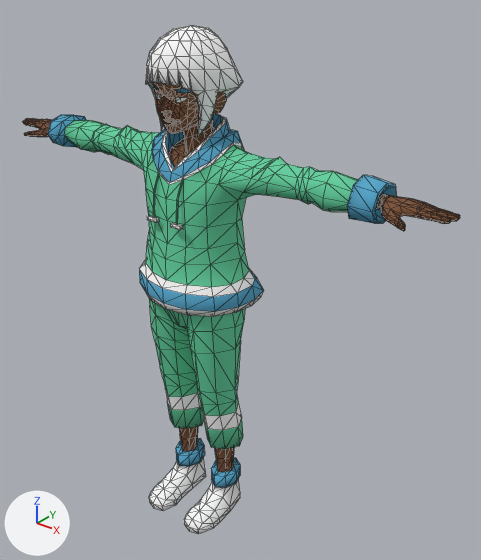
Two versions of the FBX model static/assets/3d/persos/marie/marie-backup.fbx, one commit apart.
Rendered twice from a 50 mm lens placed at (0.348, -0.374, 0.484), pointed at (0.026, 0.029, 0.234). The lights are fixed; the arrows at lower left show +X, +Y and +Z. Mesh edges are drawn as thin lines. Where no turn or scale is listed for an object, it has been applied to the vertices.

Objects in the first picture: 'Mesh_4.001_Mesh_4_Joint_0_Object_4_Material_4'.
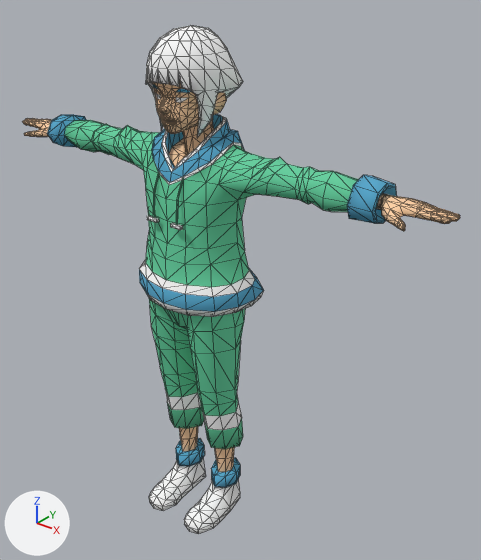
Changed parts and their boxes (x1, y1, x2, y2) in the pictures (481 x 560 px):
'Mesh_4.001_Mesh_4_Joint_0_Object_4_Material_4', recoloured (brown to beige): (23, 80, 460, 475) in both

The change in detail:
Material 'emissive-skin' (mat_emissive_skin) changes colour from brown #7c5133 to beige #ffd1a5; in linear values from (0.202, 0.0819, 0.0337) to (1.0, 0.64, 0.377).
